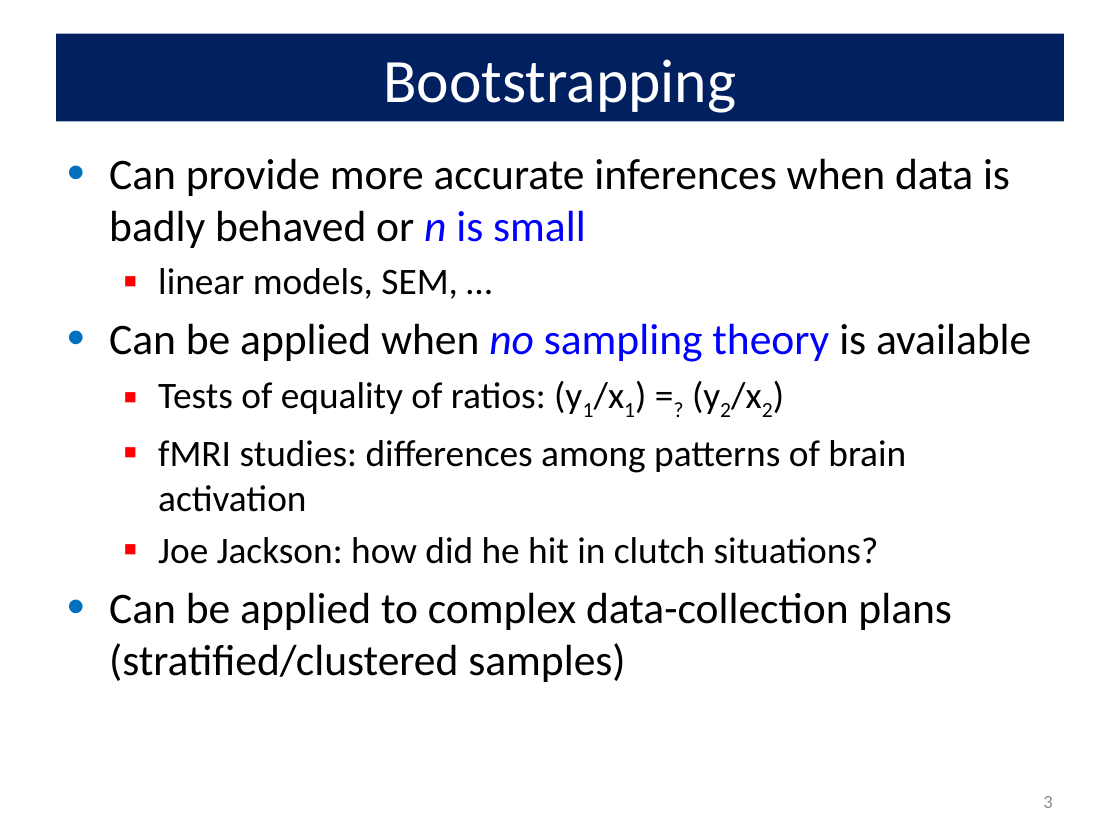
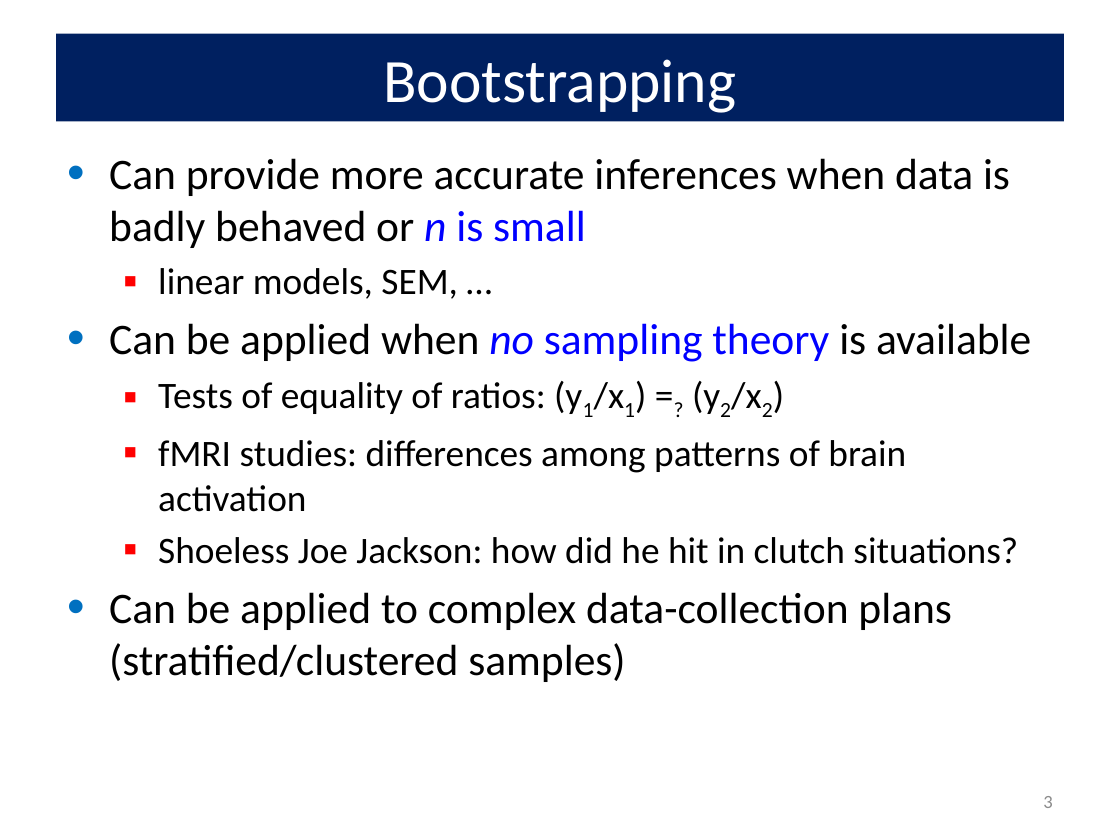
Before and after one commit to friendly/6135, a slide deck: slide 3 of lectures/bootstrap.pptx. Drawn at 1120x840 pixels with LibreOffice and Linux fonts; fonts in the diff are those of the drawing. Boxes give left, top, right and bottom in pixels: in the first picture for what was removed or moved away, otherwise in the second. Text is boxed around its words. In the diff, an @@ line names an element or a change of style, - is before the commit and + after.

Commit message:
Minard; bootstrapping

```diff
--- a/lectures/bootstrap.pptx
+++ b/lectures/bootstrap.pptx
@@ text at bbox=[158, 537, 1018, 564]: text changed @@
-  ▪ Joe Jackson: how did he hit in clutch situations?
+  ▪ Shoeless Joe Jackson: how did he hit in clutch situations?
```
Also in this commit, not shown: 7 other slides changed, 29 other files.
